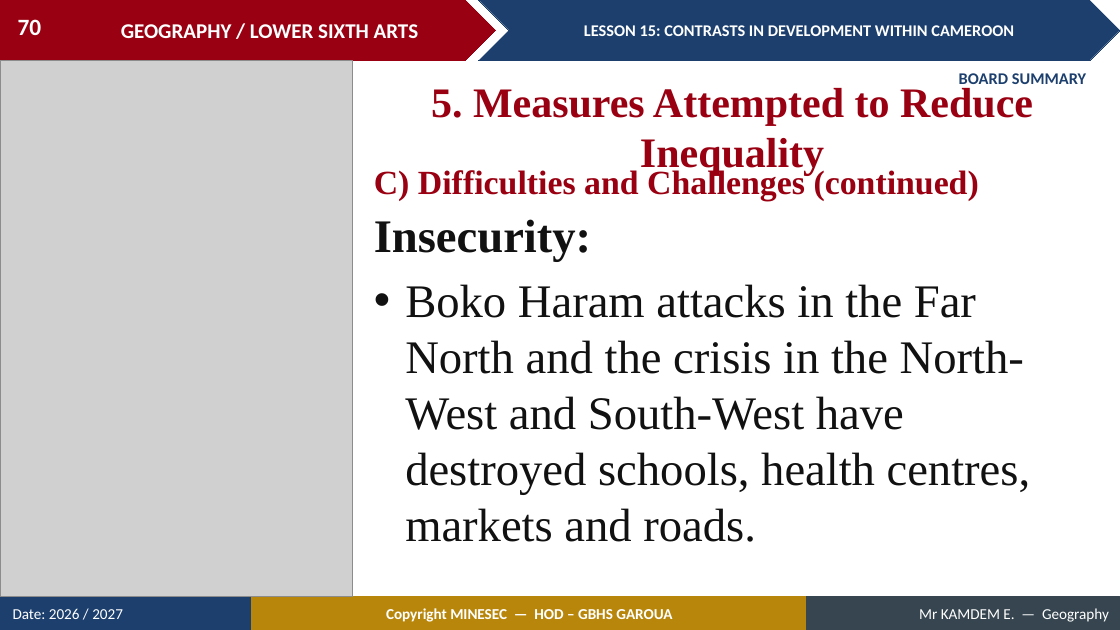
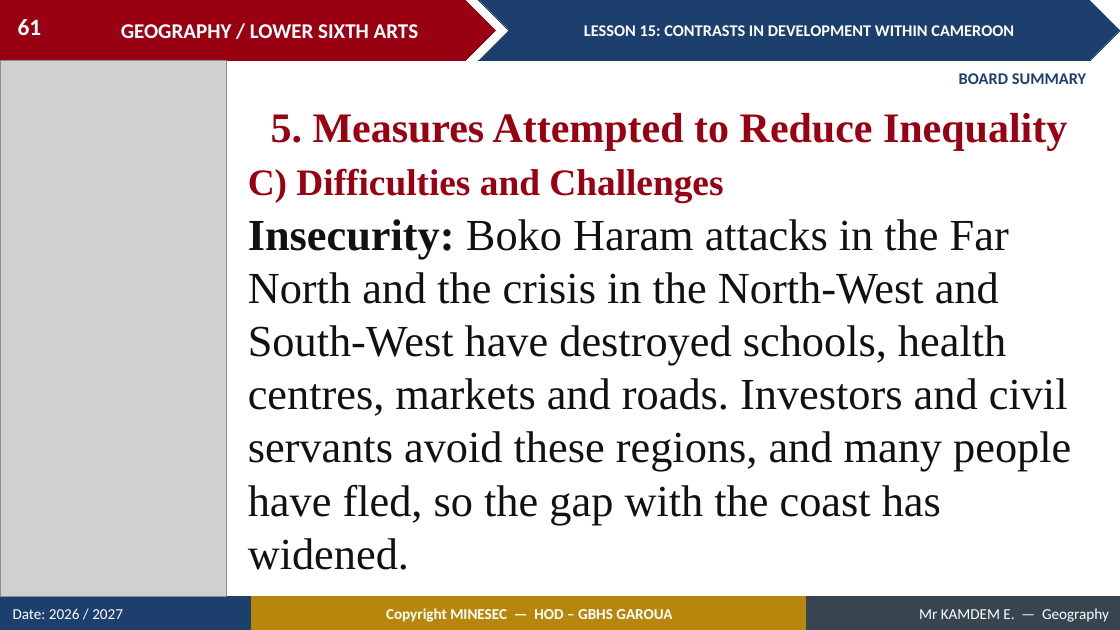
Before and after one commit to Berthautk/linea-github, a slide deck: slide 61 of lecons/LSA/Geography of Cameroon/15_LSA_CAM_L15_Contrasts_in_Development_within_Cameroon.pptx (slide 70 before the commit). Drawn at 1120x630 pixels with LibreOffice and Linux fonts; fonts in the diff are those of the drawing; grey boxes stand for pictures. Boxes give left, top, right and bottom in pixels: in the first picture for what was removed or moved away, otherwise in the second. Text is boxed around its words. In the diff, an @@ line names an element or a change of style, - is before the commit and + after.

```diff
--- a/lecons/LSA/Geography of Cameroon/15_LSA_CAM_L15_Contrasts_in_Development_within_Cameroon.pptx
+++ b/lecons/LSA/Geography of Cameroon/15_LSA_CAM_L15_Contrasts_in_Development_within_Cameroon.pptx
@@ page number at [18,19,42,35]: text changed @@
-70
+61
@@ picture: place and size @@
-picture at [0,60,353,597]
+picture at [0,60,227,597]
@@ text "5. Measures Attempted to Reduce ..." rewrapped from [431,88,1033,176] to [271,113,1067,150] @@
@@ text at [248,168,723,202]: text changed; size 29 to 32 pt @@
-C) Difficulties and Challenges (continued)
+C) Difficulties and Challenges
@@ text at [248,219,1071,570]: text changed; size 40 to 38 pt @@
-Insecurity:
-• Boko Haram attacks in the Far North and the crisis in the North-West and South-West have destroyed schools, health centres, markets and roads.
+Insecurity: Boko Haram attacks in the Far North and the crisis in the North-West and South-West have destroyed schools, health centres, markets and roads. Investors and civil servants avoid these regions, and many people have fled, so the gap with the coast has widened.
```
Also in this commit, not shown: 20 other slides changed, 3 slides added, 14 slides removed, 5 other files.
